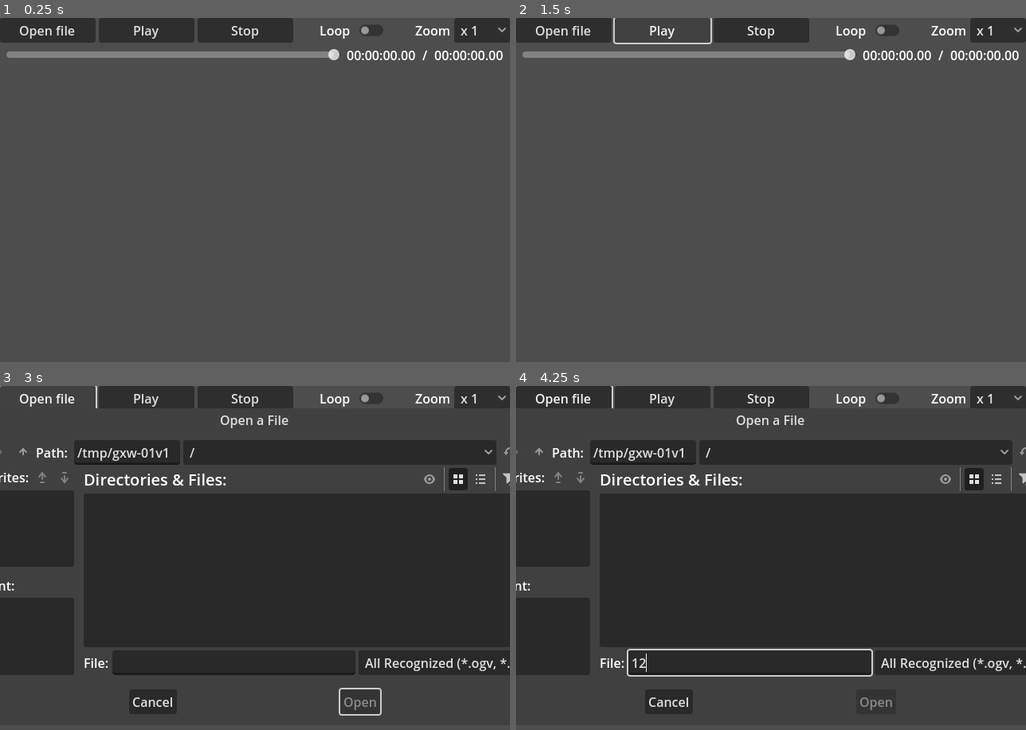
Above: before the commit, frames 1-4 (two rows, left to right).
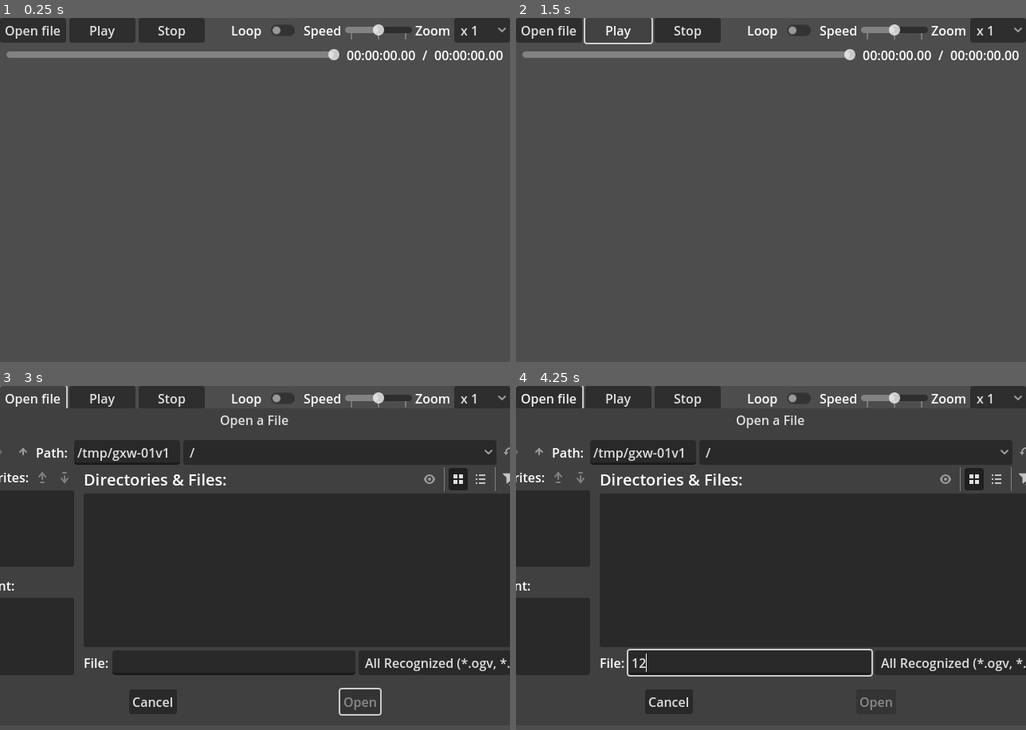
Above: after the commit, the same moments.

Repository: berarma/godot-videoplayer
Game: Godot game, scene res://video_player.tscn
Same seed, same stepped clock (60 frames per second), same inputs: the game is played once before the commit and once after it.
Inputs (mouse positions are in pixels of both pictures, inside the frame that each line leads up to):
- Up to frame 1 (0.25 s): no input
- Up to frame 2 (1.5 s): click "x 1" at 0.5 s; click "Play" at 1.25 s
- Up to frame 3 (3 s): click "Play" at 2 s; click "Open file" at 2.75 s
- Up to frame 4 (4.25 s): click (750, 661) at 3.52 s; type "12" at 3.6 s

The runs differ from the first frame. In frame 1, 2.1% of the frame differs, in the area x 1-81%, y 0-8%; in frame 2, 2.2%; in frame 3, 2.0%; in frame 4, 2.0%.

Commit message:
Add speed control slider

Diff:
--- a/project.godot
+++ b/project.godot
@@ -12,7 +12,7 @@
 
 config/name="Godot Videoplayer"
 run/main_scene="uid://dwvllcusbop5p"
-config/features=PackedStringArray("4.4", "Mobile")
+config/features=PackedStringArray("4.5", "Mobile")
 config/icon="res://icon.svg"
 
 [autoload]
@@ -25,6 +25,10 @@
 window/size/viewport_height=480
 window/dpi/allow_hidpi=false
 
+[editor]
+
+movie_writer/movie_file="/home/berarma/p/godot-videoplayer/movie.avi"
+
 [rendering]
 
 renderer/rendering_method="mobile"
--- a/signals.gd
+++ b/signals.gd
@@ -28,3 +28,5 @@
 signal set_loop(toggled_on: bool)
 @warning_ignore("unused_signal")
 signal resize(size: Vector2)
+@warning_ignore("unused_signal")
+signal speed_update(value: float)
--- /dev/null
+++ b/speed.gd
@@ -0,0 +1,15 @@
+extends HSlider
+
+
+func _ready():
+	Signals.speed_update.connect(slider_update)
+	value_changed.connect(on_value_changed)
+
+
+func slider_update(p_value: float):
+	value = p_value
+	Engine.time_scale = value
+
+
+func on_value_changed(_value_changed: bool):
+	Signals.speed_update.emit(value)
--- a/video_player.tscn
+++ b/video_player.tscn
@@ -1,14 +1,15 @@
-[gd_scene load_steps=11 format=3 uid="uid://dwvllcusbop5p"]
+[gd_scene load_steps=12 format=3 uid="uid://dwvllcusbop5p"]
 
 [ext_resource type="Script" uid="uid://4ewqytllmf7w" path="res://video_player.gd" id="1_qbv0k"]
 [ext_resource type="Script" uid="uid://b30o0g2owlmsv" path="res://open.gd" id="1_scu27"]
 [ext_resource type="Script" uid="uid://btpqgqhmrh27w" path="res://play.gd" id="2_4bdu6"]
 [ext_resource type="Script" uid="uid://c8fgvn2eyu28f" path="res://video_stream_player.gd" id="2_i67kh"]
-[ext_resource type="Script" path="res://file_dialog.gd" id="2_klwme"]
-[ext_resource type="Script" path="res://stop.gd" id="3_vybhr"]
+[ext_resource type="Script" uid="uid://cjgcc1a2qnec7" path="res://file_dialog.gd" id="2_klwme"]
+[ext_resource type="Script" uid="uid://cpgkj7pqnkvtx" path="res://stop.gd" id="3_vybhr"]
 [ext_resource type="Script" uid="uid://dweoradsrcojb" path="res://zoom.gd" id="4_jtxx4"]
 [ext_resource type="Script" uid="uid://4hplsf7cusqq" path="res://loop.gd" id="5_gou5i"]
 [ext_resource type="Script" uid="uid://dyxq0gxg1jk7m" path="res://slider_box.gd" id="6_gou5i"]
+[ext_resource type="Script" uid="uid://bnt0inxfo03u7" path="res://speed.gd" id="6_ond6k"]
 
 [sub_resource type="VideoStreamTheora" id="VideoStreamTheora_gou5i"]
 
@@ -54,9 +55,24 @@
 layout_mode = 2
 script = ExtResource("5_gou5i")
 
+[node name="Label3" type="Label" parent="VBoxContainer/ButtonBar"]
+layout_mode = 2
+text = "Speed"
+
+[node name="Speed" type="HSlider" parent="VBoxContainer/ButtonBar"]
+layout_mode = 2
+size_flags_horizontal = 3
+size_flags_vertical = 1
+max_value = 2.0
+step = 0.05000000000291038
+value = 1.0000000000582077
+tick_count = 3
+ticks_on_borders = true
+script = ExtResource("6_ond6k")
+
 [node name="Label" type="Label" parent="VBoxContainer/ButtonBar"]
 layout_mode = 2
-text = "       Zoom"
+text = "Zoom"
 
 [node name="Zoom" type="OptionButton" parent="VBoxContainer/ButtonBar"]
 layout_mode = 2
Not shown, added: speed.gd.uid
